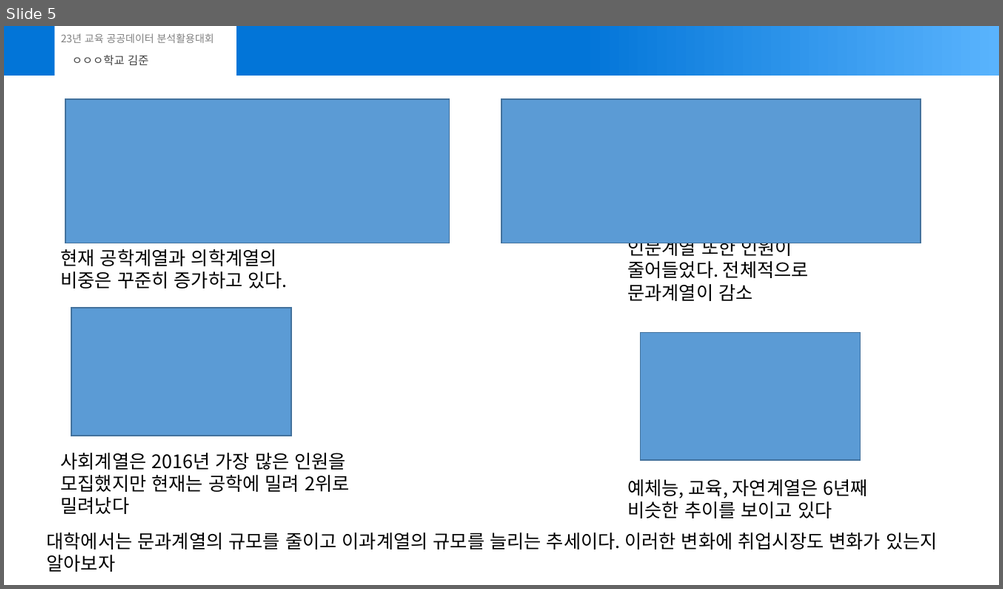
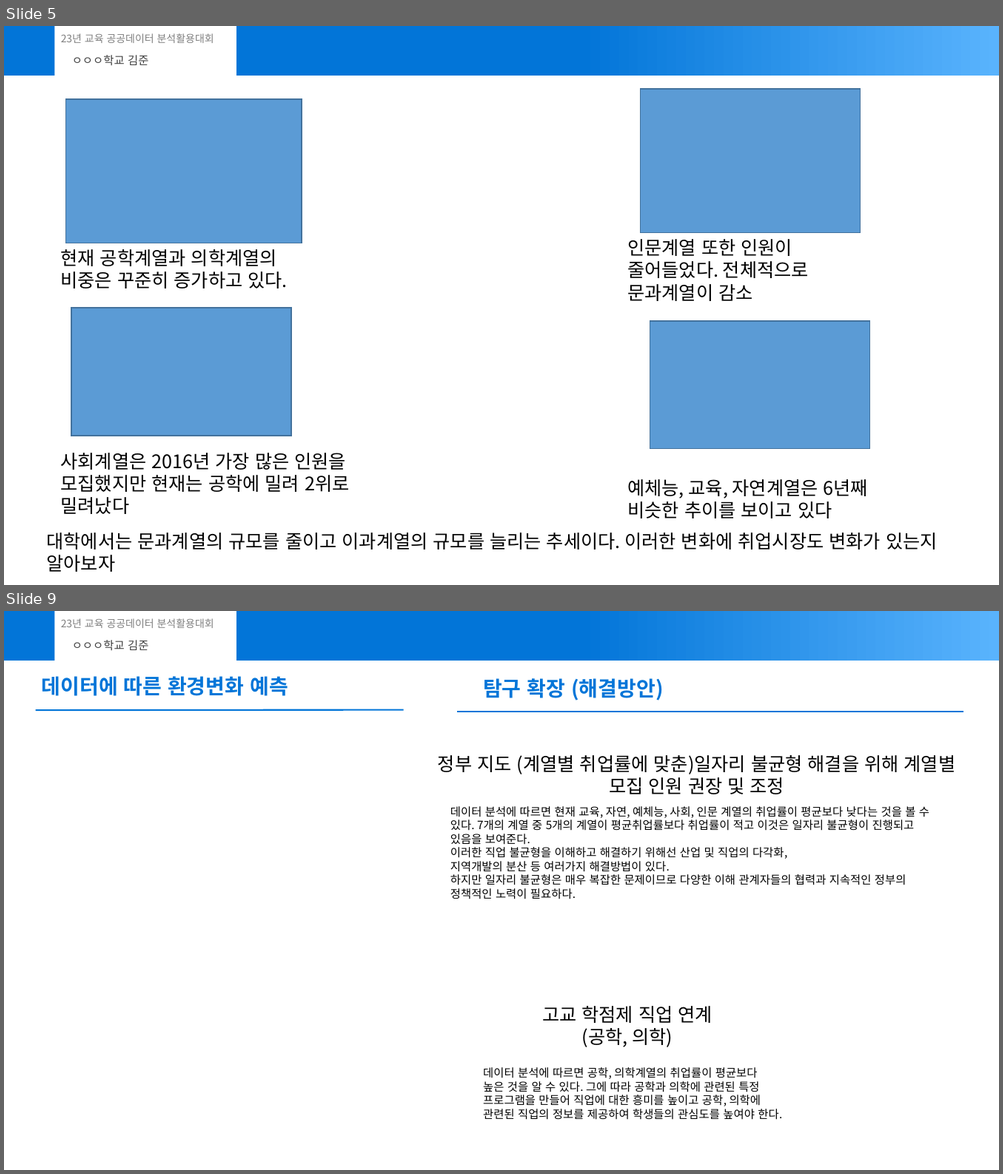
Before and after one commit to joon-11/23_dataAnalisysContestProject, a slide deck: submit (3).pptx. Shown one above the other, each under a label of ours: slide 5 before the commit, slides 5 and 9 after it; the slides between them are not shown. The pictures are 1003x589 and 1003x1174 pixels, drawn with LibreOffice and Linux fonts; fonts in the diff are those of the drawing. Boxes give left, top, right and bottom in pixels: in the first picture for what was removed or moved away, otherwise in the second. Text is boxed around its words. In the diff, an @@ line names an element or a change of style, - is before the commit and + after.

```diff
--- a/submit (3).pptx
+++ b/submit (3).pptx
@@ slide 9 added at [4,611,999,1170], background #FFFFFF @@
@@ rectangle added at [4,611,999,661], fill gradient #0275D8 to #59B3FD @@
@@ rectangle added at [55,611,237,661], fill #FFFFFF @@
@@ text added at [61,618,214,628], 10 pt, text #808080 @@
+23년 교육 공공데이터 분석활용대회
@@ text added at [72,640,148,650], 11 pt, text #404040 @@
+ㅇㅇㅇ학교 김준
@@ text added at [42,676,288,696], 20 pt, text #0275D8, bold @@
+데이터에 따른 환경변화 예측
@@ text added at [483,678,663,701], 20 pt, text #0275D8, bold @@
+탐구 확장 (해결방안)
@@ line added from (35, 710) to (403, 710), #0275D8 1.5 pt @@
@@ line added from (457, 712) to (964, 712), #0275D8 1.5 pt @@
@@ text added at [438,755,956,795], 18 pt, text #000000 @@
+정부 지도 (계열별 취업률에 맞춘)일자리 불균형 해결을 위해 계열별 모집 인원 권장 및 조정
@@ text added at [450,806,929,900], 11 pt, text #000000 @@
+데이터 분석에 따르면 현재 교육, 자연, 예체능, 사회, 인문 계열의 취업률이 평균보다 낮다는 것을 볼 수 있다. 7개의 계열 중 5개의 계열이 평균취업률보다 취업률이 적고 이것은 일자리 불균형이 진행되고 있음을 보여준다.
+이러한 직업 불균형을 이해하고 해결하기 위해선 산업 및 직업의 다각화,
+지역개발의 분산 등 여러가지 해결방법이 있다.
+하지만 일자리 불균형은 매우 복잡한 문제이므로 다양한 이해 관계자들의 협력과 지속적인 정부의 정책적인 노력이 필요하다.
@@ text added at [542,1006,712,1048], 18 pt, text #000000 @@
+고교 학점제 직업 연계
+(공학, 의학)
@@ text added at [483,1068,782,1120], 11 pt, text #000000 @@
+데이터 분석에 따르면 공학, 의학계열의 취업률이 평균보다
+높은 것을 알 수 있다. 그에 따라 공학과 의학에 관련된 특정
+프로그램을 만들어 직업에 대한 흥미를 높이고 공학, 의학에
+관련된 직업의 정보를 제공하여 학생들의 관심도를 높여야 한다.
@@ slide 5 changed as well @@
@@ rectangle: place and size @@
-rectangle at [502,99,920,243]
+rectangle at [640,89,860,232]
@@ rectangle: place and size @@
-rectangle at [66,99,449,243]
+rectangle at [66,99,301,243]
@@ rectangle: place and size @@
-rectangle at [640,332,860,460]
+rectangle at [649,321,870,449]
```
Also in this commit, not shown: 7 other slides changed, 1 other slide added.
